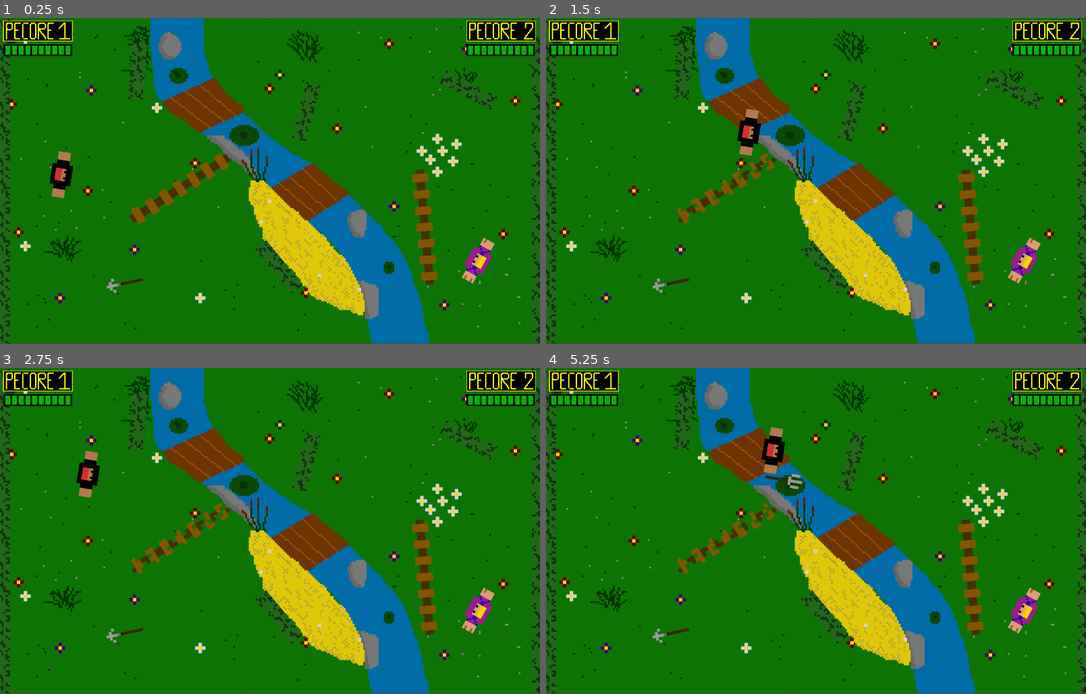
Above: before the commit, frames 1-4 (two rows, left to right).
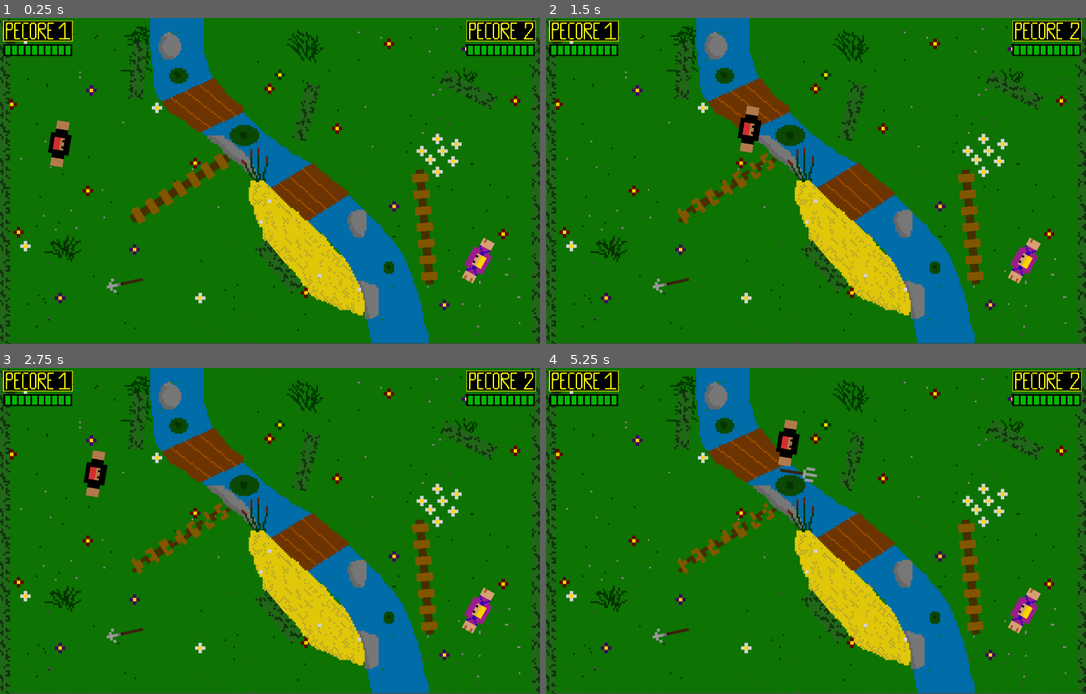
Above: after the commit, the same moments.

Repository: GuenotF/Proto_Pecore_Fight
Game: Godot game, scene res://_Scenes/Map.tscn
The game is run twice, just before and just after one commit, with the same random seed, the same clock (stepped at 60 frames per second) and the same inputs. Sound files missing from this copy of the repository are replaced by a short silence.
Inputs (mouse positions are in pixels of both pictures, inside the frame that each line leads up to):
- Up to frame 1 (0.25 s): no input
- Up to frame 2 (1.5 s): tap Enter at 0.5 s; move the mouse to (934, 164) at 0.52 s; hold D (move_right) from 0.53 s (still down); click (934, 164) at 0.6 s; tap Space (ui_select) at 0.77 s; move the mouse to (708, 197) at 1.27 s; click (708, 197) at 1.35 s
- Up to frame 3 (2.75 s): tap Space (ui_select) at 1.52 s; move the mouse to (324, 459) at 2.02 s; release D (move_right) at 2.03 s; hold Q (move_left) from 2.03 s (still down); click (324, 459) at 2.1 s
- Up to frame 4 (5.25 s): move the mouse to (789, 596) at 2.77 s; release Q (move_left) at 2.78 s; hold D (move_right) 2.78-4.28 s; click (789, 596) at 2.85 s; tap Space (ui_select) at 3.02, 3.77, 4.52 s; move the mouse to (978, 579) at 3.52 s; click (978, 579) at 3.6 s; move the mouse to (654, 482) at 4.27 s; hold Q (move_left) 4.28-5.03 s; click (654, 482) at 4.35 s; move the mouse to (843, 531) at 5.02 s; hold D (move_right) from 5.03 s (still down); click (843, 531) at 5.1 s

The runs differ from the first frame. In frame 1, 0.8% of the frame differs, in the area x 8-14%, y 31-56%; in frame 2, 0.2%; in frame 3, 0.5%; in frame 4, 1.0%, in the area x 39-60%, y 15-38%.

Commit message:
Test ssh key 2

Diff:
--- a/_Scenes/Map.tscn
+++ b/_Scenes/Map.tscn
@@ -76,7 +76,7 @@
 polygon = PoolVector2Array( 5.12366, -6.22839, 16.7155, -50.4148, 31.0363, -94.8323, 51.653, -135.734, 64.9584, -147.04 …(234 unchanged characters)…
 
 [node name="Player1" parent="." instance=ExtResource( 1 )]
-position = Vector2( 142.647, 357.623 )
+position = Vector2( 139.084, 286.351 )
 rotation = 0.160326
 scale = Vector2( 0.6, 0.6 )
 z_index = 1
